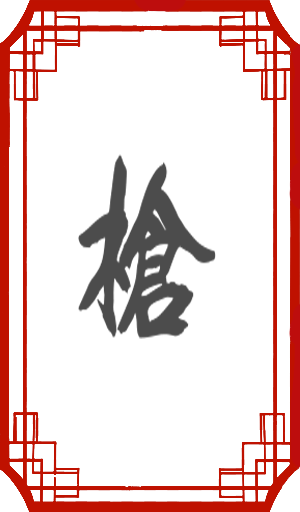
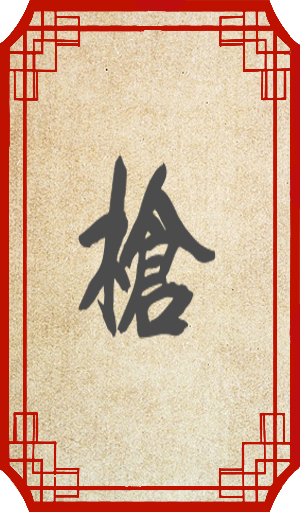
The second 300x512 image is a revision of the first. Changes to its layers:
added layer "레이어 5" above "배경" over [0, 10, 300, 502]
